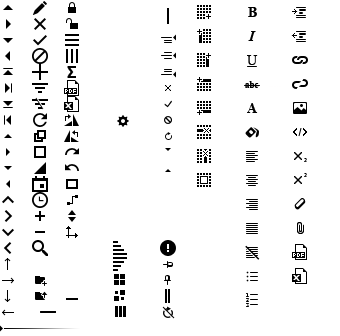
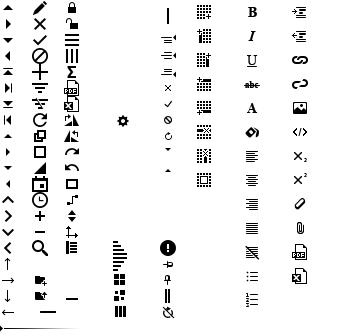
The second w=340, h=336 image is a revision of the first. Changes to its layers:
added layer "sidebar-toggle" above "dimension hover" over <box>66,241,77,254</box>
